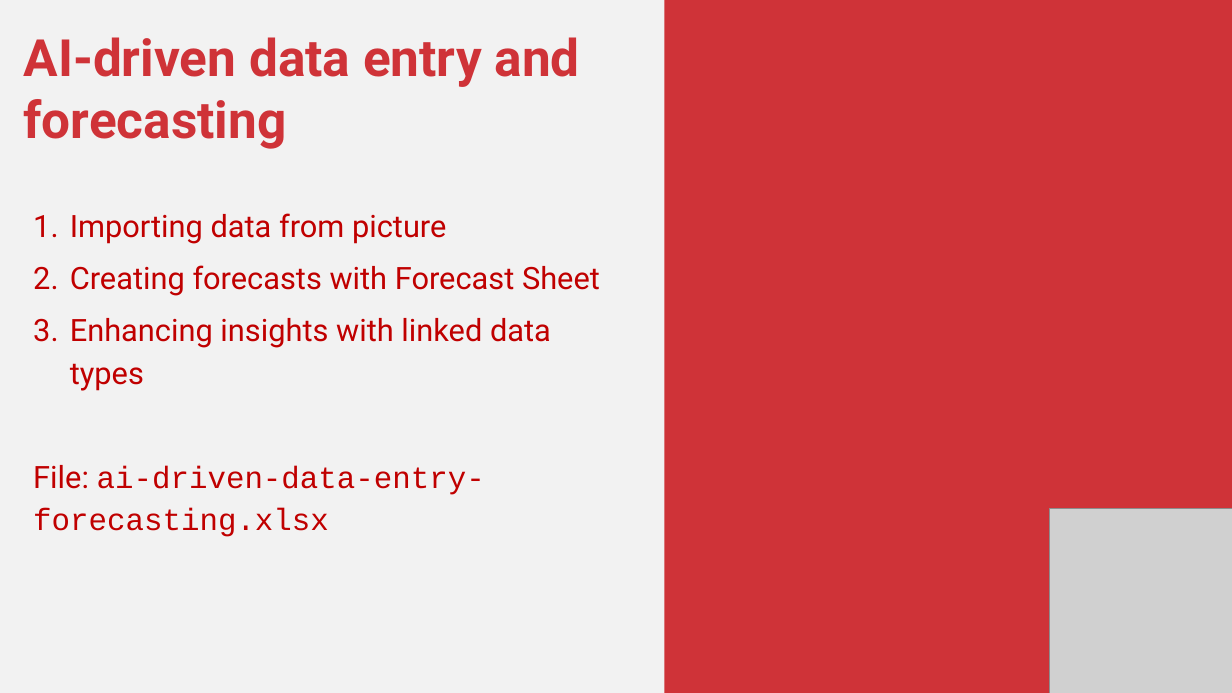
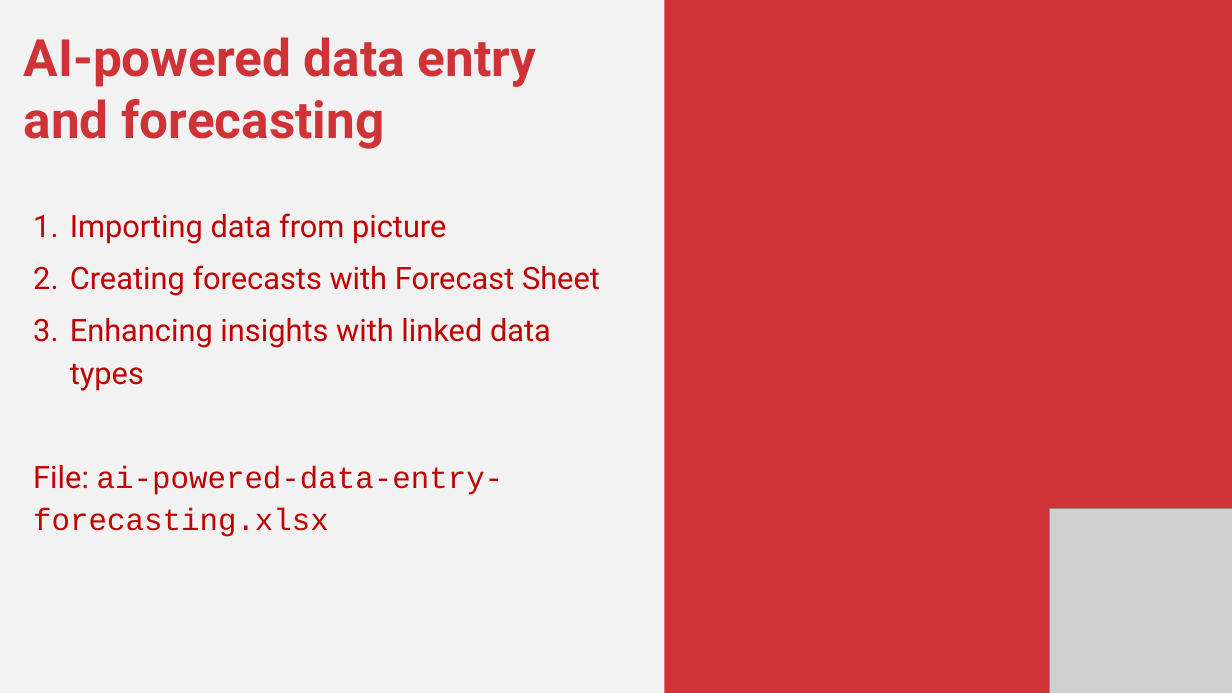
Before and after one commit to stringfestdata/xlgs-2024-analytics-2_0, a slide deck: slide 12 of xlgs-analytics-2_0-slides.pptx. Drawn at 1232x693 pixels with LibreOffice and Linux fonts; fonts in the diff are those of the drawing; grey boxes stand for pictures. Boxes give left, top, right and bottom in pixels: in the first picture for what was removed or moved away, otherwise in the second. Text is boxed around its words. In the diff, an @@ line names an element or a change of style, - is before the commit and + after.

```diff
--- a/xlgs-analytics-2_0-slides.pptx
+++ b/xlgs-analytics-2_0-slides.pptx
@@ text at box(24, 37, 537, 149): text changed @@
-AI-driven data entry and forecasting
+AI-powered data entry and forecasting
@@ text at box(33, 465, 504, 537): text changed @@
-File: ai-driven-data-entry-forecasting.xlsx
+File: ai-powered-data-entry-forecasting.xlsx
```
Also in this commit, not shown: 5 other slides changed, 4 slides added, 2 slides removed, 41 other files.
